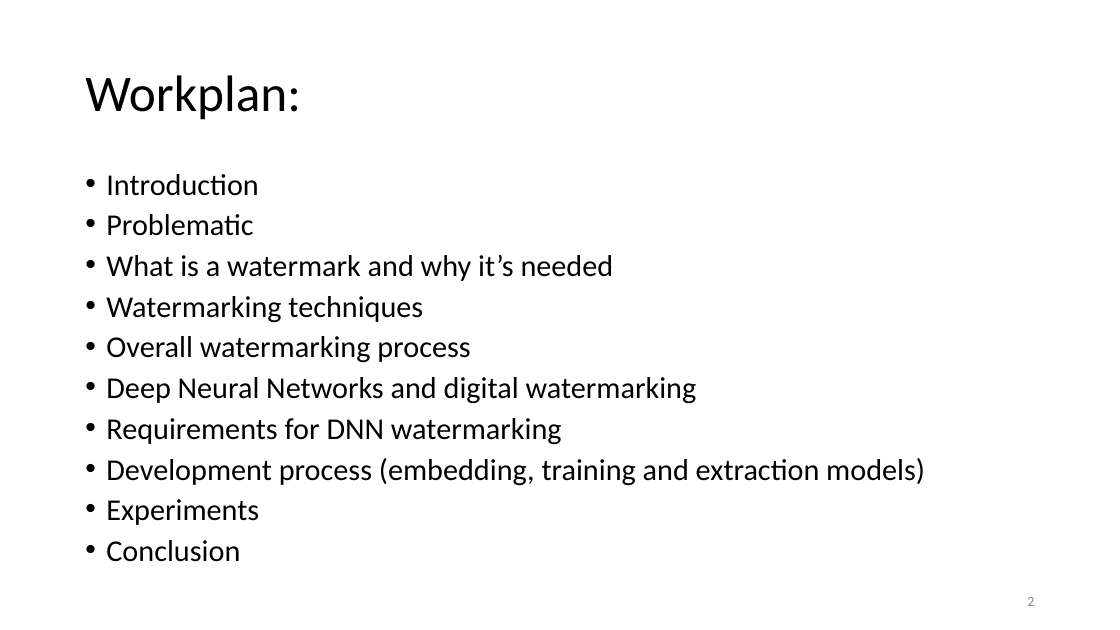
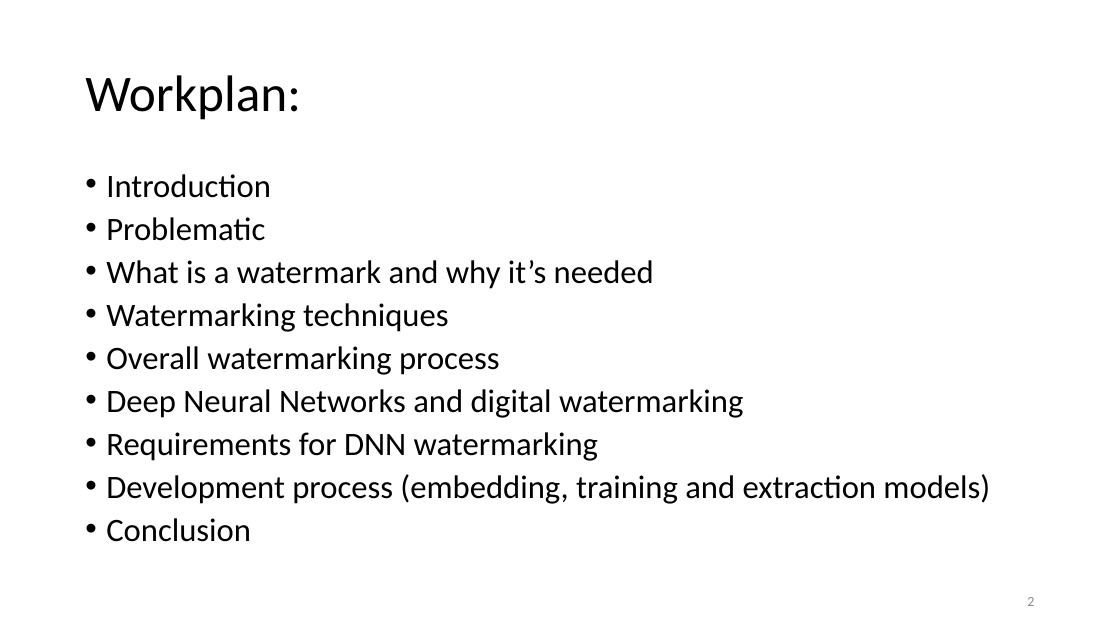
Before and after one commit to wadiemendja/watermarkNN, a slide deck: slide 2 of Presentation.pptx. Drawn at 1120x630 pixels with LibreOffice and Linux fonts; fonts in the diff are those of the drawing. Boxes give left, top, right and bottom in pixels: in the first picture for what was removed or moved away, otherwise in the second. Text is boxed around its words. In the diff, an @@ line names an element or a change of style, - is before the commit and + after.

```diff
--- a/Presentation.pptx
+++ b/Presentation.pptx
@@ text "Introduction" at box(106, 174, 990, 542): size 25.9 to 28 pt @@
@@ text at box(106, 499, 259, 525): paragraph removed @@
-• Experiments
```
Also in this commit, not shown: 4 other slides changed, 10 slides added, 5 slides removed.
